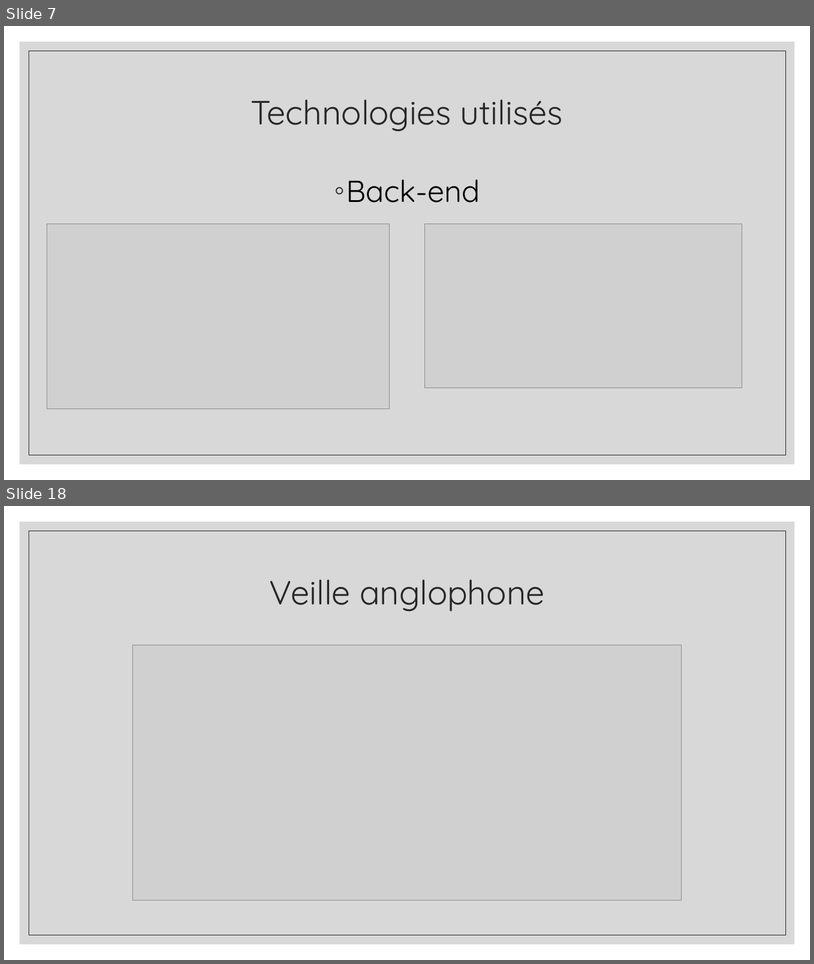
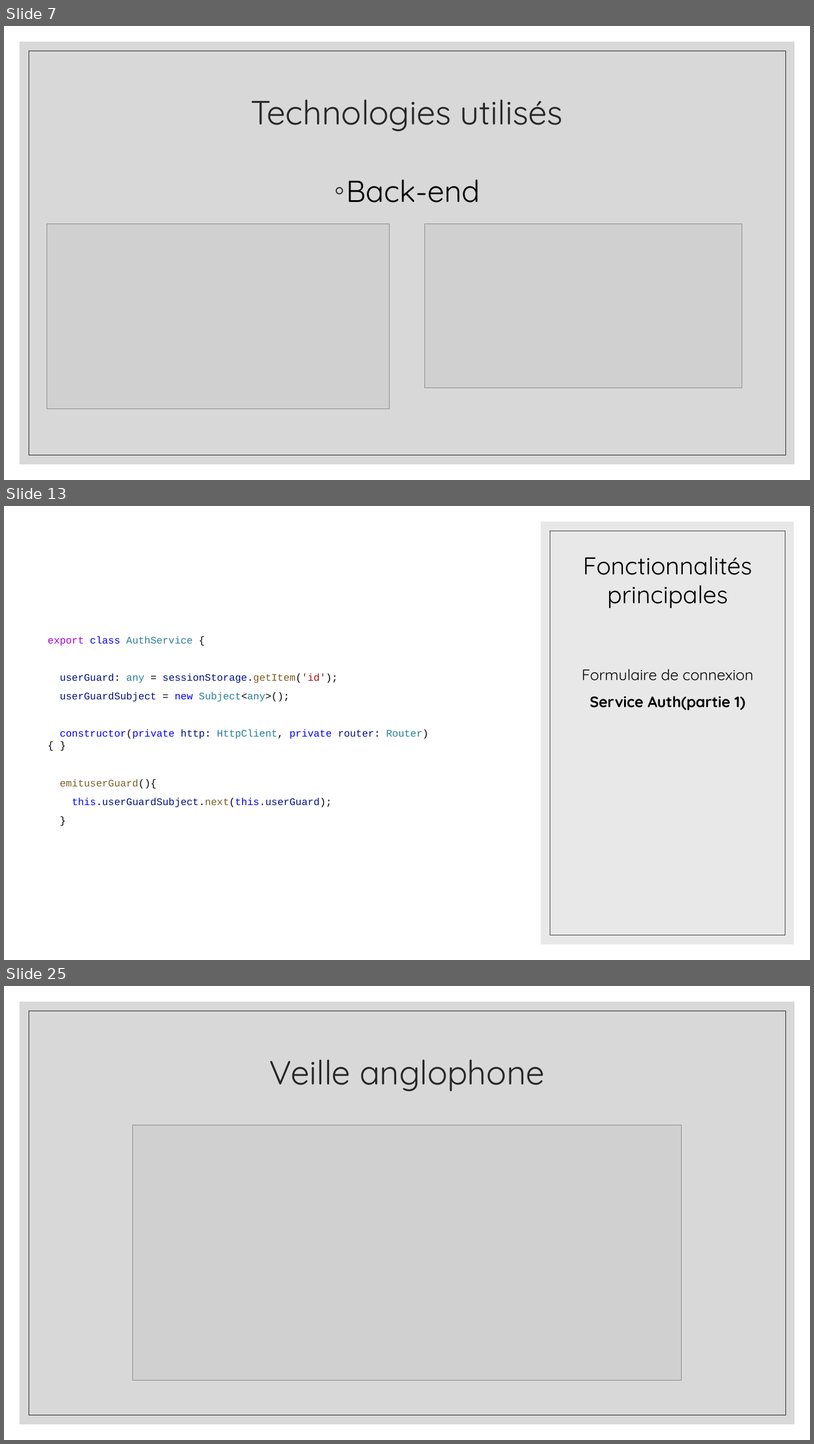
Before and after one commit to reyvaxreecded/Doc-Exam, a slide deck: Diapo.odp. Shown one above the other, each under a label of ours: slides 7 and 18 before the commit, slides 7, 13 and 25 after it; the slides between them are not shown. The pictures are 814x964 and 814x1444 pixels, drawn with LibreOffice and Linux fonts; fonts in the diff are those of the drawing; grey boxes stand for pictures. Boxes give left, top, right and bottom in pixels: in the first picture for what was removed or moved away, otherwise in the second. Text is boxed around its words. In the diff, an @@ line names an element or a change of style, - is before the commit and + after.

```diff
--- a/Diapo.odp
+++ b/Diapo.odp
@@ slide 13 added at [4,506,810,960], background #FFFFFF @@
@@ freeform shape added at [541,522,794,944], fill #D9D9D9 at 60% opacity @@
@@ freeform shape added at [550,531,786,935], outline #404040 0.51 pt @@
@@ title added at [583,556,752,608], 29 pt, text #000000 @@
+Fonctionnalités principales
@@ text added at [48,636,429,807], 12 pt, text #001080 @@
+export class AuthService {
+userGuard: any = sessionStorage.getItem('id');
+userGuardSubject = new Subject<any>();
+constructor(private http: HttpClient, private router: Router) { }
+emituserGuard(){
+this.userGuardSubject.next(this.userGuard);
+}
@@ text added at [582,669,754,710], 18 pt, text #000000 @@
+Formulaire de connexion
+Service Auth(partie 1)
@@ what was slide 18 is now slide 25 @@
```
Also in this commit, not shown: 12 slides changed, 8 other slides added, 4 slides removed.
